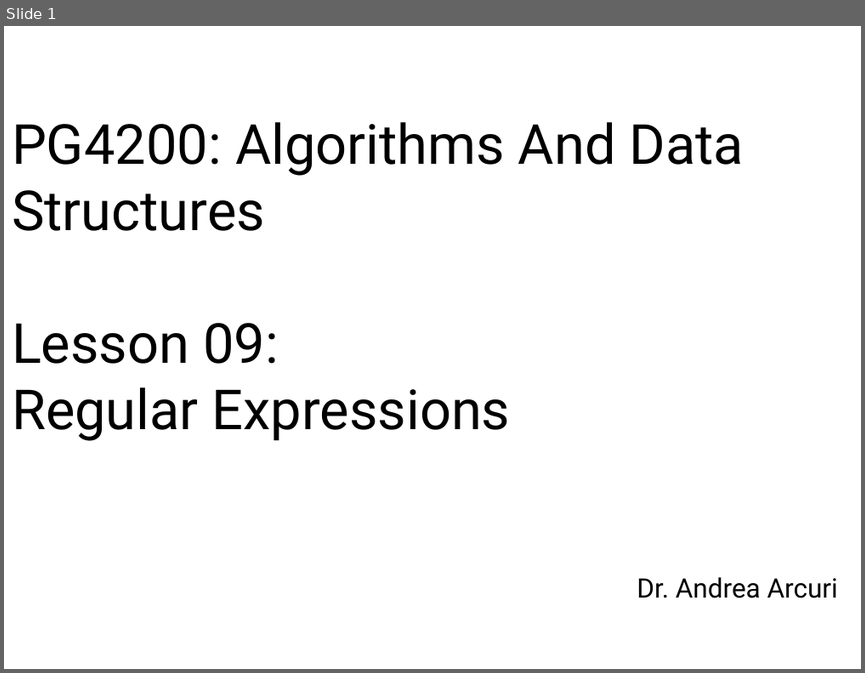
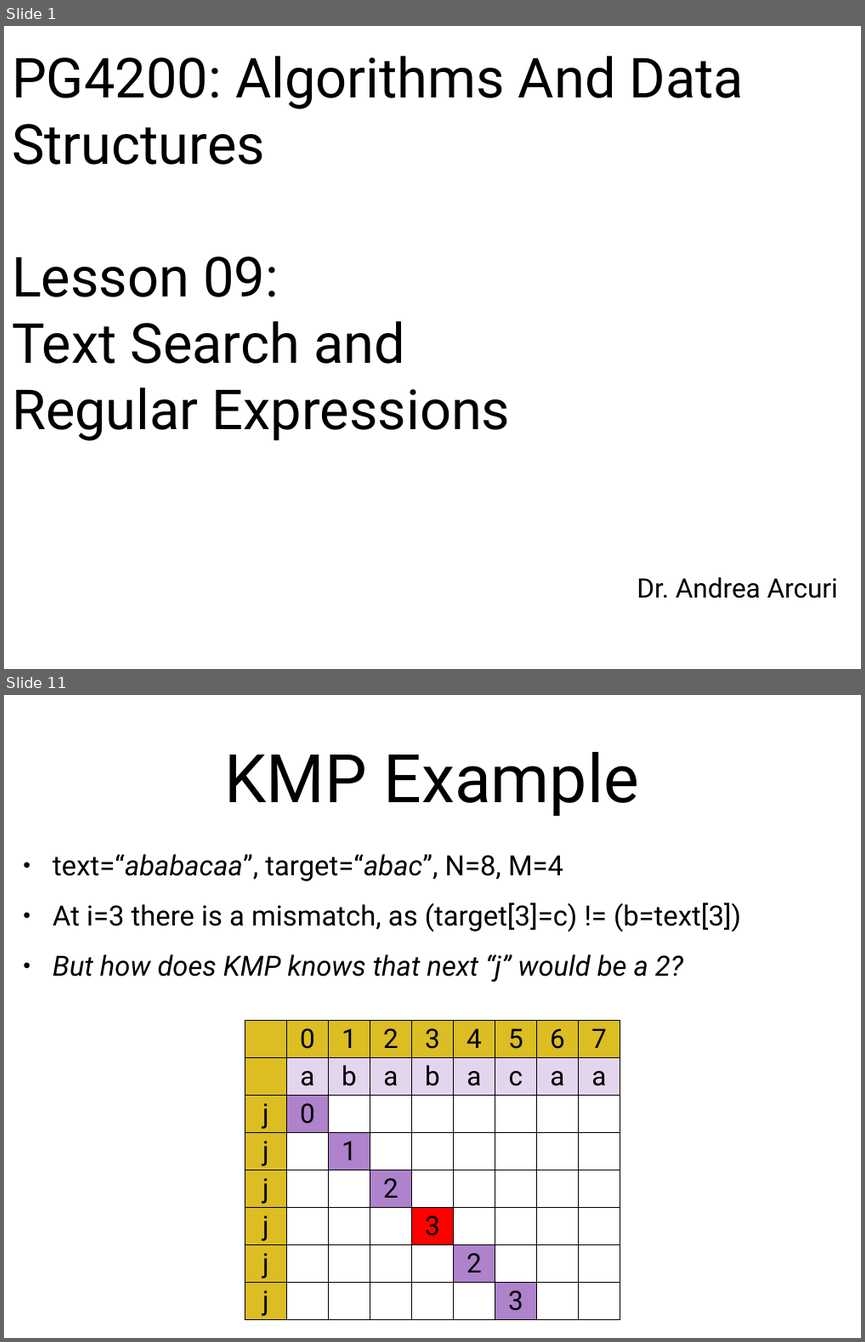
Before and after one commit to arcuri82/algorithms, a slide deck: docs/slides/09/09_regex.pptx. Shown one above the other, each under a label of ours: slide 1 before the commit, slides 1 and 11 after it; the slides between them are not shown. The pictures are 865x673 and 865x1342 pixels, drawn with LibreOffice and Linux fonts; fonts in the diff are those of the drawing. Boxes give left, top, right and bottom in pixels: in the first picture for what was removed or moved away, otherwise in the second. Text is boxed around its words. In the diff, an @@ line names an element or a change of style, - is before the commit and + after.

```diff
--- a/docs/slides/09/09_regex.pptx
+++ b/docs/slides/09/09_regex.pptx
@@ slide 11 added at [4,695,861,1338], background #FFFFFF @@
@@ title added at [224,752,639,816], 80 pt, text #000000 @@
+KMP Example
@@ text added at [52,854,741,981], 33.3 pt, text #000000 @@
+• text=“ababacaa”, target=“abac”, N=8, M=4
+• At i=3 there is a mismatch, as (target[3]=c) != (b=text[3])
+• But how does KMP knows that next “j” would be a 2?
@@ table added at [245,1020,619,1325], 8 rows, 9 columns @@
+ | 0 | 1 | 2 | 3 | 4 | 5 | 6 | 7
+ | a | b | a | b | a | c | a | a
+j | 0 |  |  |  |  |  |  | 
+j |  | 1 |  |  |  |  |  | 
+j |  |  | 2 |  |  |  |  | 
+j |  |  |  | 3 |  |  |  | 
+j |  |  |  |  | 2 |  |  | 
+j |  |  |  |  |  | 3 |  | 
@@ slide 1 changed as well @@
@@ title at [12,56,744,441]: text changed @@
-PG4200: Algorithms And Data Structures
-Lesson 09:
-Regular Expressions
+PG4200: Algorithms And Data Structures
+Lesson 09:
+Text Search and
+Regular Expressions
```
Also in this commit, not shown: 14 other slides added, 7 other files.
